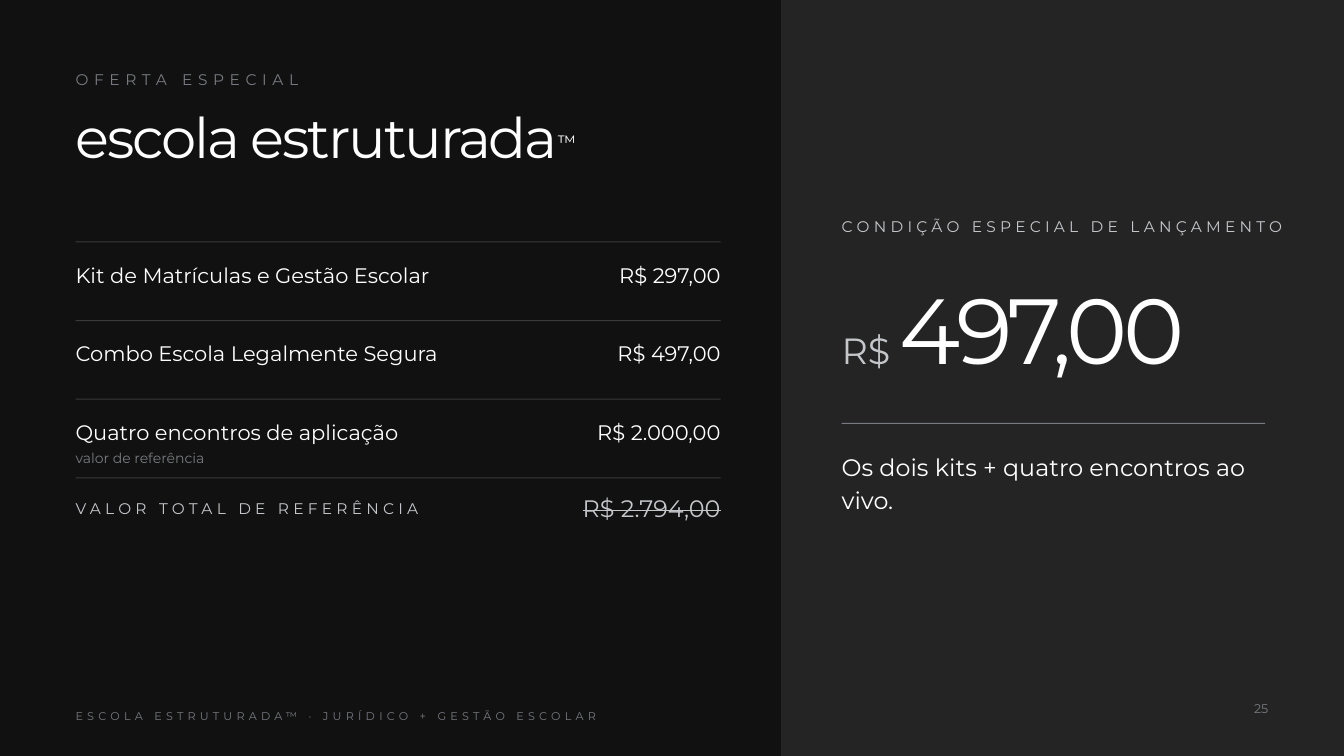
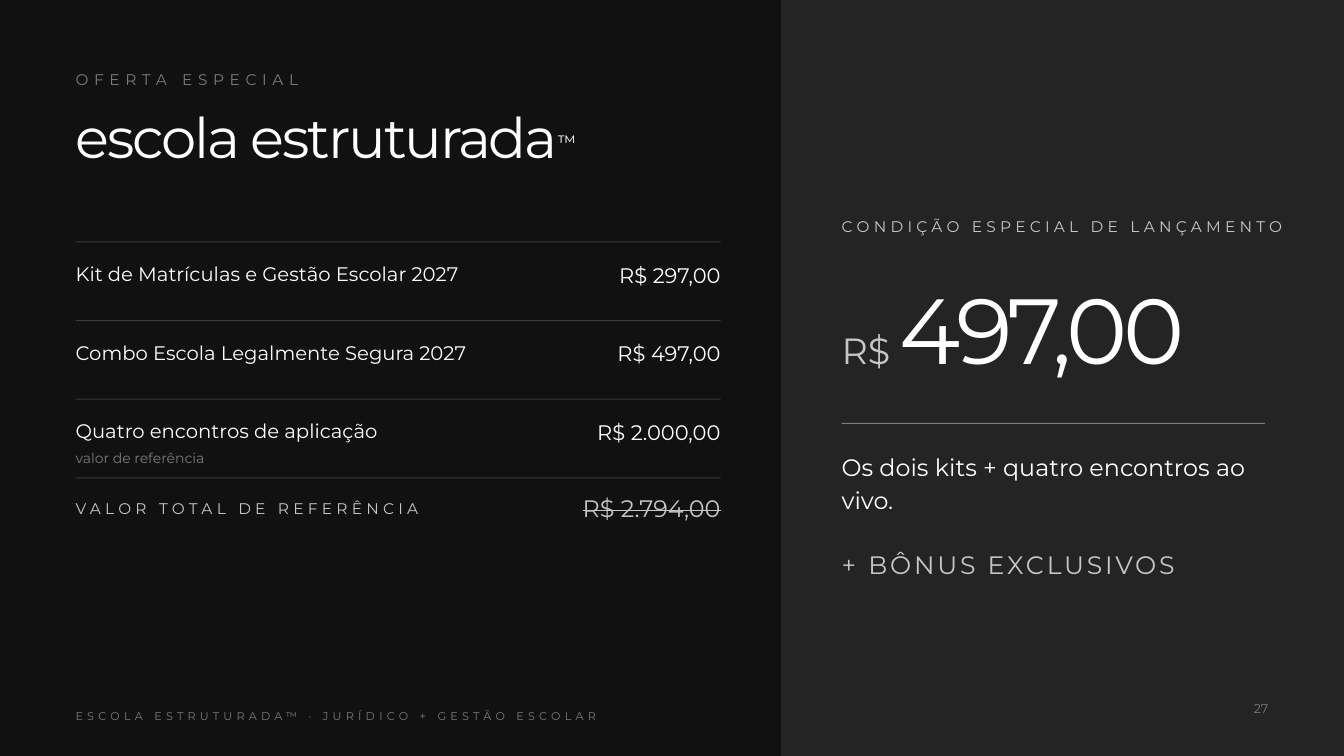
Before and after one commit to eduardadepaulasil-blip/9BEE-7B2F, a slide deck: slide 27 of AULA_OS_7_ERROS_2027.pptx (slide 25 before the commit). Drawn at 1344x756 pixels with LibreOffice and Linux fonts; fonts in the diff are those of the drawing. Boxes give left, top, right and bottom in pixels: in the first picture for what was removed or moved away, otherwise in the second. Text is boxed around its words. In the diff, an @@ line names an element or a change of style, - is before the commit and + after.

```diff
--- a/AULA_OS_7_ERROS_2027.pptx
+++ b/AULA_OS_7_ERROS_2027.pptx
@@ text at (76, 266, 459, 281): text changed; size 15 to 14 pt @@
-Kit de Matrículas e Gestão Escolar
+Kit de Matrículas e Gestão Escolar 2027
@@ text at (76, 345, 466, 364): text changed; size 15 to 14 pt @@
-Combo Escola Legalmente Segura
+Combo Escola Legalmente Segura 2027
@@ text "Quatro encontros de aplicação" at (76, 423, 377, 443): size 15 to 14 pt @@
@@ text added at (842, 549, 1275, 590), 18 pt, text #C4C6CA @@
++ BÔNUS EXCLUSIVOS
@@ page number at (1254, 704, 1269, 713): text changed @@
-25
+27
```
Also in this commit, not shown: 1 other slide changed, 2 slides added, 2 other files.
